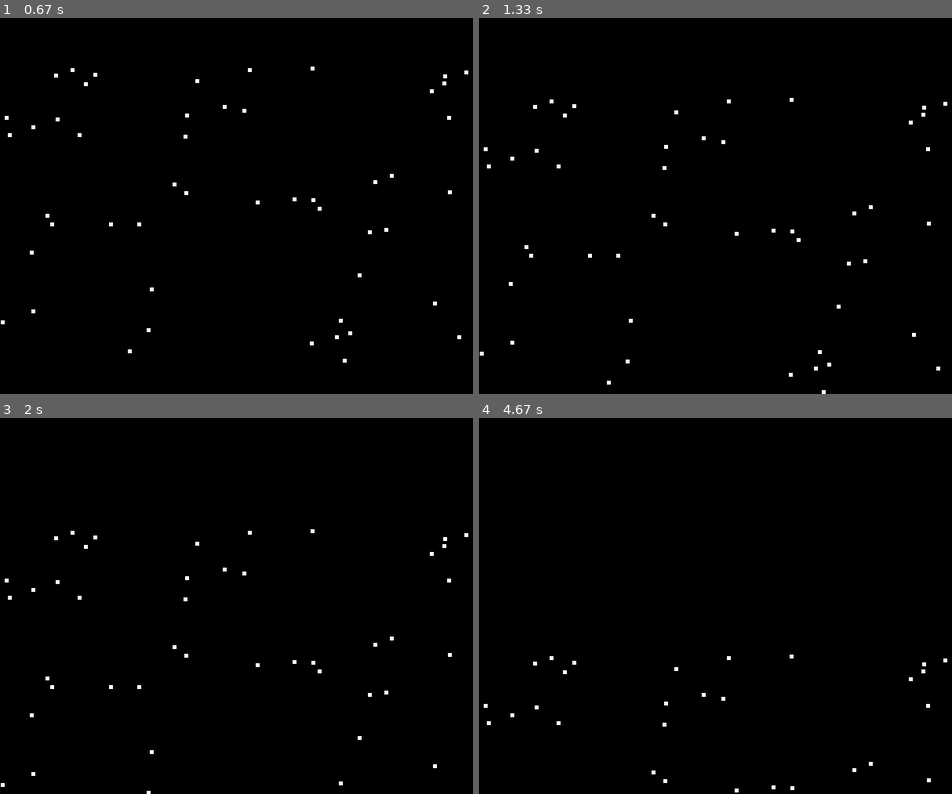
Above: before the commit, frames 1-4 (two rows, left to right).
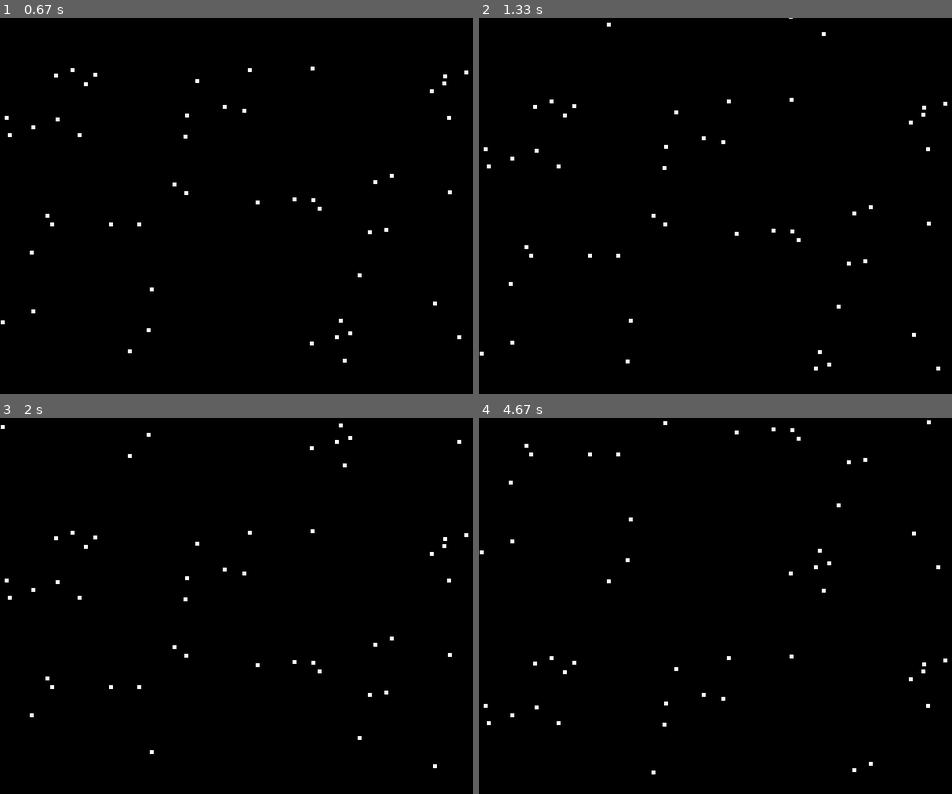
Above: after the commit, the same moments.

Repository: paolocecco/Pygamepc
Game: pygame game, started from Sprite.py
The game is run twice, just before and just after one commit, with the same random seed, the same clock (stepped at 60 frames per second) and the same inputs.
Inputs:
- Up to frame 1 (0.67 s): no input
- Up to frame 2 (1.33 s): no input
- Up to frame 3 (2 s): no input
- Up to frame 4 (4.67 s): no input

Frame 1 is identical in both runs. In frame 2, less than 0.1% of the frame differs, in the area x 27-74%, y 0-100%; in frame 3, 0.1%; in frame 4, 0.3%, in the area x 0-98%, y 0-100%.

Commit message:
snow falling

Diff:
--- a/Sprite.py
+++ b/Sprite.py
@@ -40,7 +40,10 @@
         self.rect.y = random.randrange(0,400)
     #end procedure
     def update(self):
-        self.rect.y = self.rect.y + self.speed
+        if self.rect.y >450:
+            self.rect.y = -5
+        else:
+            self.rect.y = self.rect.y + self.speed
     #end procedure
 #end class
 
